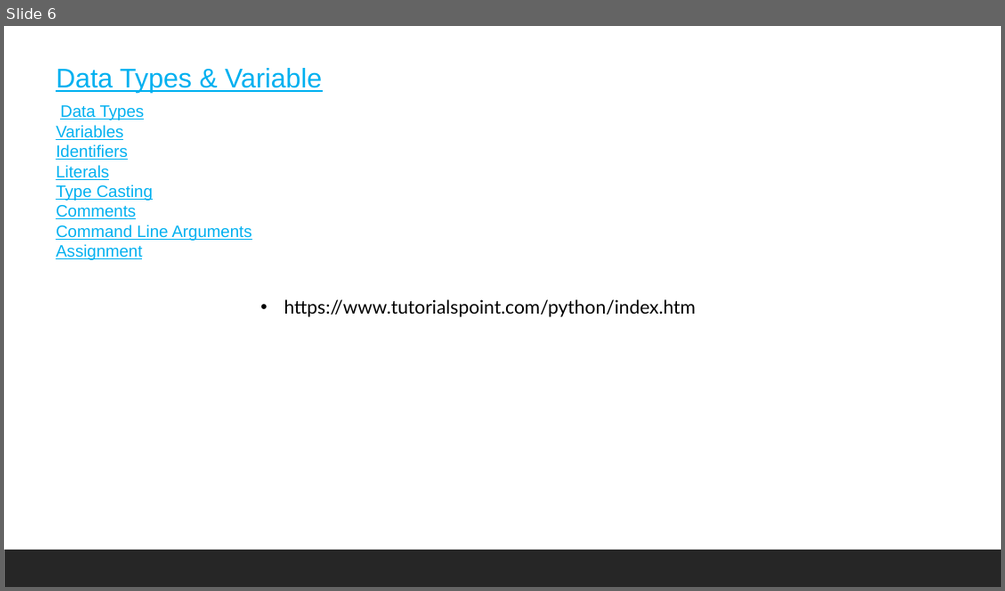
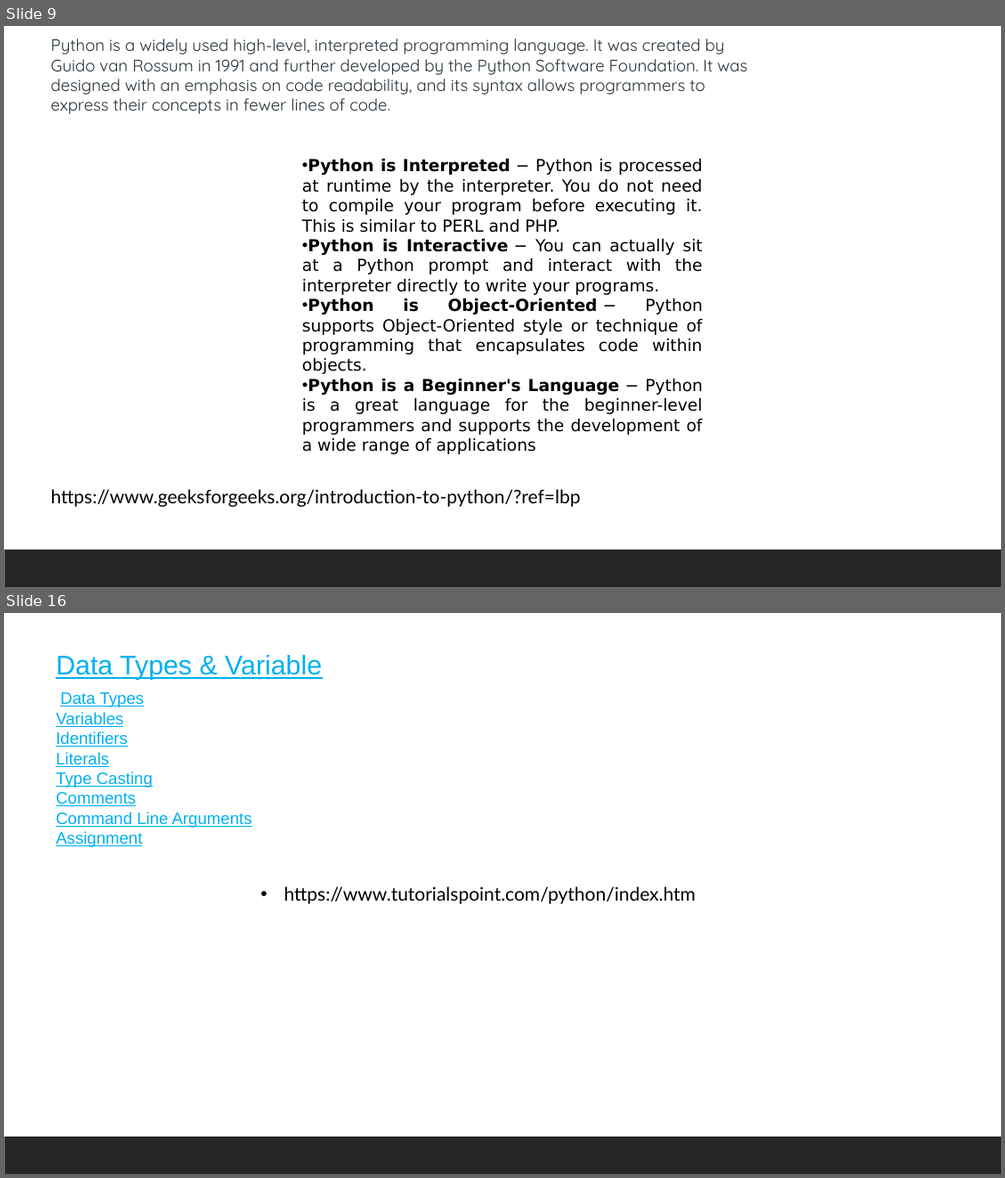
Before and after one commit to shahil04/ds_materials, a slide deck: 5.0_python_6.libraries/module_5_python_beg_to_advance.pptx. Shown one above the other, each under a label of ours: slide 6 before the commit, slides 9 and 16 after it; the slides between them are not shown. The pictures are 1005x591 and 1005x1178 pixels, drawn with LibreOffice and Linux fonts; fonts in the diff are those of the drawing. Boxes give left, top, right and bottom in pixels: in the first picture for what was removed or moved away, otherwise in the second. Text is boxed around its words. In the diff, an @@ line names an element or a change of style, - is before the commit and + after.

```diff
--- a/5.0_python_6.libraries/module_5_python_beg_to_advance.pptx
+++ b/5.0_python_6.libraries/module_5_python_beg_to_advance.pptx
@@ slide 9 added at (4, 26, 1001, 587), background #FFFFFF; not listed: 1 template element that a slide beside it also shows @@
@@ text added at (51, 38, 747, 114), 16 pt, text #273239 @@
+Python is a widely used high-level, interpreted programming language. It was created by Guido van Rossum in 1991 and further developed by the Python Software Foundation. It was designed with an emphasis on code readability, and its syntax allows programmers to express their concepts in fewer lines of code.
@@ text added at (302, 159, 703, 454), 16 pt, text #000000 @@
+• Python is Interpreted − Python is processed at runtime by the interpreter. You do not need to compile your program before executing it. This is similar to PERL and PHP.
+• Python is Interactive − You can actually sit at a Python prompt and interact with the interpreter directly to write your programs.
+• Python is Object-Oriented − Python supports Object-Oriented style or technique of programming that encapsulates code within objects.
+• Python is a Beginner's Language − Python is a great language for the beginner-level programmers and supports the development of a wide range of applications
@@ text added at (51, 489, 581, 507), 18 pt, text #000000 @@
+https://www.geeksforgeeks.org/introduction-to-python/?ref=lbp
@@ what was slide 6 is now slide 16 @@
```
Also in this commit, not shown: 1 slide changed, 17 other slides added, 53 other files.
